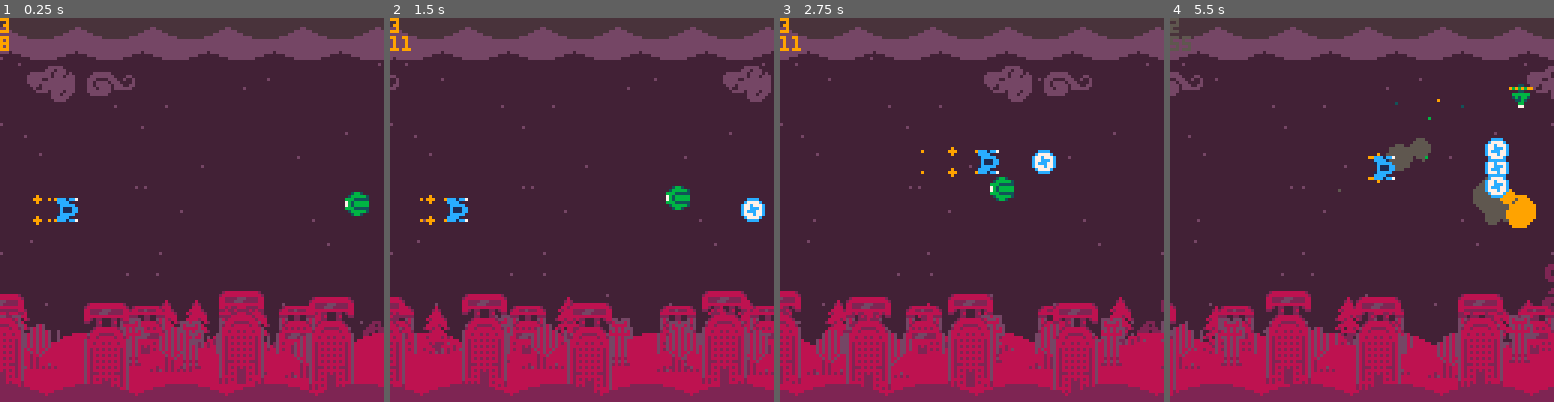
Above: before the commit, frames 1-4 (left to right).
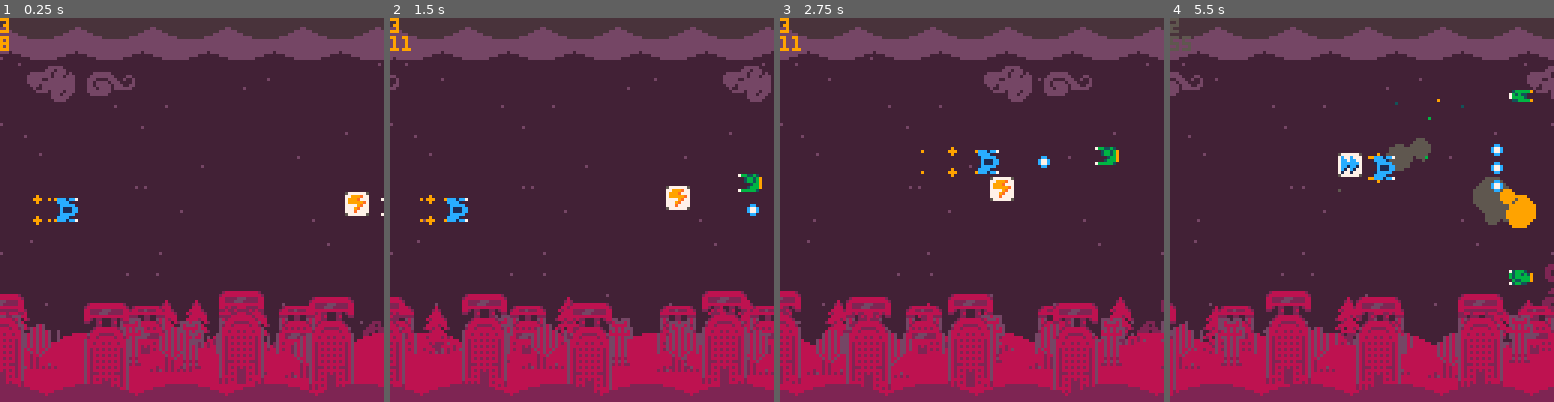
Above: after the commit, the same moments.

Repository: Sarah-Duck/toxic-invaders
Game: PICO-8 cartridge pico-bhell.p8
The game is run twice, just before and just after one commit, with the same random seed, the same clock (stepped at 60 frames per second) and the same inputs.
Inputs:
- Up to frame 1 (0.25 s): no input
- Up to frame 2 (1.5 s): tap O (Z key) at 0.7 s
- Up to frame 3 (2.75 s): hold Right 1.6-2.1 s; tap O (Z key) at 1.7, 2.1, 2.5 s; hold Up 2.15-2.42 s; hold Right from 2.47 s (still down)
- Up to frame 4 (5.5 s): tap O (Z key) every 0.4 s from 2.9 to 5.3 s; release Right at 3.03 s; hold Left 3.08-3.58 s; hold Down 3.63-3.97 s; hold Right 4.02-4.68 s; hold Up 4.73-5.03 s; hold Left from 5.08 s (still down)

The runs differ from the first frame. In frame 1, 0.4% of the frame differs, in the area x 89-100%, y 45-52%; in frame 2, 0.9%; in frame 3, 0.9%; in frame 4, 1.6%, in the area x 43-95%, y 17-70%.

Commit message:
fixed sprites

Diff:
--- a/enemies.lua
+++ b/enemies.lua
@@ -1,6 +1,6 @@
 enemies = {}
 
-basicenemysprites = {11, 27, 43, 59} --these are all possible 8x8 basic enemy sprites
+basicenemysprites = {14, 30, 46, 62} --these are all possible 8x8 basic enemy sprites
 
 --Basic, small 8x8 customizable enemy. Very reusable!
 
@@ -51,7 +51,7 @@
         foreach(players, enemy.collide)
         if enemy.shootcooldown < 0 then
             enemy.shootcooldown = 0.5 + rnd(1.5)
-            addbullet(enemy.x-3, enemy.y, -1, 0, true, 3)
+            addbullet(enemy.x-3, enemy.y, -1, 0, true, 2)
             sfx(3)
         end
         if enemy.x < -8 then
@@ -81,11 +81,11 @@
     local enemy = {}
     enemy.x = x
     enemy.y = 120
-    enemy.sprite = 45
+    enemy.sprite = 60
     enemy.offset = rnd()
     if shootup then
         enemy.y = 0
-        enemy.sprite = 29
+        enemy.sprite = 44
     end
     enemy.w = 8
     enemy.h = 8
@@ -126,7 +126,7 @@
             enemy.shootcooldown = 0.08
             local vely = -1
             if shootup then vely = 1 end
-            addbullet(enemy.x-3, enemy.y, -speed, vely, true, 3)
+            addbullet(enemy.x-3, enemy.y, -speed, vely, true, 2)
         end
         if enemy.x < -8 then
             del(enemies, enemy)
@@ -165,8 +165,8 @@
 
     function enemy.draw(enemy)
         if enemy.inv < 0 or ceil(enemy.inv*10%2) == 1 then
-            local sprite = 55
-            if enemy.health < 7 then sprite = 39 end
+            local sprite = 56
+            if enemy.health < 7 then sprite = 40 end
             spr(sprite, enemy.x, enemy.y, 4, 1, false, true)
             spr(sprite, enemy.x, enemy.y+8, 4, 1)
         end
@@ -198,15 +198,15 @@
             enemy.shootcooldown = 2
             for i = 1, 48, 1 do
                 if sin(i/48) < 0.3 and sin((i+currentwavetime)/8) < 0.4 then
-                    addbullet(enemy.x+4, enemy.y+4, sin(i/48)/2, cos(i/48)/2, true, 3)
+                    addbullet(enemy.x+4, enemy.y+4, sin(i/48)/2, cos(i/48)/2, true, 2)
                 end
             end
         end
         if enemy.x < -32 then
             del(enemies, enemy)
         end
-        if enemy.health < 8 then
-            addcircle(enemy.x+20+rnd(8), enemy.y+6+rnd(8), -0.5, -0.2, rnd(8), rnd(1.5)+1, 5, 0)
+        if enemy.health < 8 then --smokes when damaged!
+            addcircle(enemy.x+20+rnd(8), enemy.y+4+rnd(8), -0.5, -0.2, rnd(8), rnd(1)+0.7, 5, 0)
         end
         if enemy.health <= 0 then
             for i = 1, 24, 1 do
--- a/pickups.lua
+++ b/pickups.lua
@@ -18,12 +18,12 @@
     pickup.x = x
     pickup.y = y
     pickup.type = type or rnd({"health", "fastshoot", "3shoot"})
-    pickup.sprite = 5
+    pickup.sprite = 4
 
     if (pickup.type == "fastshoot") then
-        pickup.sprite = 21
+        pickup.sprite = 20
     elseif (pickup.type == "3shoot") then
-        pickup.sprite = 37
+        pickup.sprite = 36
     end
 
     function pickup.collide(player)
--- a/players.lua
+++ b/players.lua
@@ -101,4 +101,4 @@
     add(players, player)
 end
 
-addplayer(16, 19)
+addplayer(16, 18)
--- a/update.lua
+++ b/update.lua
@@ -7,5 +7,5 @@
 end
 --add another player if they fire
 if btn(4, 1) and playercount == 0 then
-    addplayer(32, 35)
+    addplayer(32, 34)
 end
--- a/waves.lua
+++ b/waves.lua
@@ -65,7 +65,7 @@
 }
 
 wave[5] = {
-    delay = 0,
+    delay = 2,
     start = function()
         for i = 1, 12, 1 do
             addwallshooter(100 + (54-i)*i, (i%2==1), 10, 0.4)
